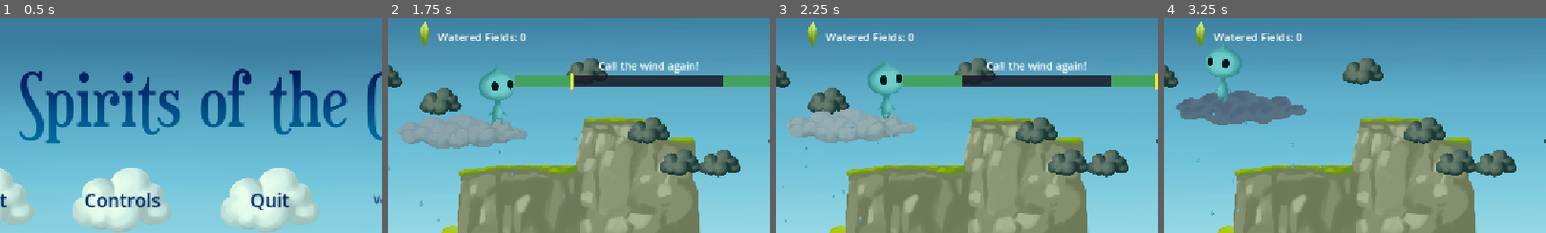
Above: before the commit, frames 1-4 (left to right).
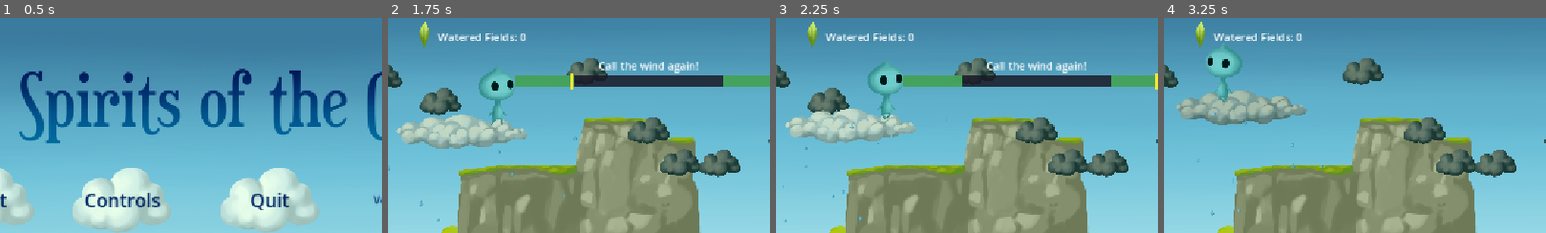
Above: after the commit, the same moments.

Repository: savenger/spirits-of-the-cloud
Game: Godot game, scene res://main.tscn
Two runs of this game, one before a commit and one after it. Both use one fixed random seed, a clock stepped at 60 frames per second and the inputs below.
Inputs:
- Up to frame 1 (0.5 s): no input
- Up to frame 2 (1.75 s): click "Start" at 0.5 s; tap Enter at 1.25 s; hold D (move_right) from 1.28 s (still down); hold Q (call_wind) from 1.28 s (still down); tap Space (jump) at 1.52 s
- Up to frame 3 (2.25 s): keep holding D (move_right); tap Enter at 2 s; release Q (call_wind) at 2.03 s; tap E (influence_weather) at 2.1 s
- Up to frame 4 (3.25 s): tap Space (jump) at 2.27 s; tap Enter at 2.75 s; release D (move_right) at 2.78 s; hold A (move_left) from 2.78 s (still down); hold Q (call_wind) from 2.78 s (still down)
The pictures show only the part of the screen within x 16-66%, y 0-50%; the shares and areas given below are measured in that part.

Frame 1 is identical in both runs. In frame 2, 2.3% of the frame differs, in the area x 2-36%, y 44-59%; in frame 3, 2.1%; in frame 4, 3.0%, in the area x 3-38%, y 33-49%.

Commit message:
small fixes

Diff:
--- a/Player/cloud.gd
+++ b/Player/cloud.gd
@@ -13,22 +13,18 @@
 
 @onready var _rain: GPUParticles2D = $GPUParticles2D
 
-var plant_shader = preload("res://Player/cloud.gdshader")
-
 @export var tint_strength := 1.0:
 	set(value):
 		tint_strength = value
 		if _material:
-			_material.set_shader_parameter("tint_strength", tint_strength)
+			_material.set_shader_parameter("transition", tint_strength)
 
 func raining() -> bool:
 	return _rain.emitting
 
 func _ready():
-	_material = ShaderMaterial.new()
-	_material.shader = plant_shader
-	_material.set_shader_parameter("tint_strength", tint_strength)
-	$Sprite2D.material = _material
+	_material = $Sprite2D.material
+	_material.set_shader_parameter("transition", tint_strength)
 	add_to_group("cloud")
 
 
@@ -70,7 +66,7 @@
 	if _rain.emitting:
 		water_level -= 0.003
 
-	tint_strength = water_level
+	tint_strength = clamp(water_level / WATER_LEVEL_MAX, 0.0, 1.0)
 
 ## direction is -1 (left) or 1 (right). Adds an instant kick that decays over time.
 func apply_wind(direction: float, force: float) -> void:
--- a/Player/cloud.gdshader
+++ b/Player/cloud.gdshader
@@ -1,16 +1,14 @@
 shader_type canvas_item;
 
-uniform float tint_strength : hint_range(0.0, 1.0) = 1.0;
-uniform vec4 tint_color : source_color = vec4(0.5, 0.55, 0.65, 1.0);
+uniform sampler2D dark_texture;
+uniform float transition : hint_range(0.0, 1.0) = 0.0;
 
-void fragment() {
-    vec4 tex_color = texture(TEXTURE, UV);
+void fragment()
+{
+    vec4 bright = texture(TEXTURE, UV);
+    vec4 dark = texture(dark_texture, UV);
 
-    // Lighter pixels get tinted more strongly; darker pixels pass through mostly untouched.
-    float lightness = min(tex_color.r, min(tex_color.g, tex_color.b));
+    vec3 color = mix(bright.rgb, dark.rgb, clamp(transition, 0.0, 1.0));
 
-    // Multiply toward a grey/blue storm color; higher tint_strength = greyer/bluer.
-    tex_color.rgb = mix(tex_color.rgb, tex_color.rgb * tint_color.rgb, tint_strength * lightness);
-
-    COLOR = tex_color;
+    COLOR = vec4(color, bright.a);
 }
--- a/Player/cloud.tscn
+++ b/Player/cloud.tscn
@@ -4,14 +4,15 @@
 [ext_resource type="Texture2D" uid="uid://cs6i3r6sih60o" path="res://Assets/Cloud.png" id="2_7pclq"]
 [ext_resource type="Shader" uid="uid://b0l6ae2iwya6t" path="res://Player/cloud.gdshader" id="2_jirfo"]
 [ext_resource type="Texture2D" uid="uid://cefjhwynw1n74" path="res://Assets/Drop.png" id="3_jirfo"]
+[ext_resource type="Texture2D" uid="uid://c4rnte6e2v6df" path="res://Assets/Cloud_Dark.png" id="4_wcbi4"]
 [ext_resource type="AudioStream" uid="uid://cm7w6q0oms8m0" path="res://Assets/cloud_rain_long.mp3" id="5_rxs4q"]
 [ext_resource type="AudioStream" uid="uid://coy158pf1dgfw" path="res://Assets/cloud_rain_short.mp3" id="6_u2qpq"]
 [ext_resource type="AudioStream" uid="uid://ckk361ltm46ys" path="res://Assets/cloud_moving.mp3" id="7_u2qpq"]
 
 [sub_resource type="ShaderMaterial" id="ShaderMaterial_lquwl"]
 shader = ExtResource("2_jirfo")
-shader_parameter/tint_strength = 1.0
-shader_parameter/tint_color = Color(0.5, 0.55, 0.65, 1)
+shader_parameter/dark_texture = ExtResource("4_wcbi4")
+shader_parameter/transition = 0.0
 
 [sub_resource type="RectangleShape2D" id="RectangleShape2D_uawph"]
 size = Vector2(782, 113.5)
@@ -30,6 +31,7 @@
 
 [node name="Cloud" type="AnimatableBody2D" unique_id=665632278]
 collision_layer = 3
+collision_mask = 0
 sync_to_physics = false
 script = ExtResource("1_12sru")
 
--- a/Player/weather_minigame.gd
+++ b/Player/weather_minigame.gd
@@ -32,6 +32,8 @@
 
 	_update_marker()
 
+	Global.game_over.connect(cancel)
+
 
 func _process(delta: float) -> void:
 	_time += delta
--- a/Player/wind_minigame.gd
+++ b/Player/wind_minigame.gd
@@ -19,7 +19,6 @@
 @onready var _left_zone: ColorRect = $Root/LeftZone
 @onready var _right_zone: ColorRect = $Root/RightZone
 
-
 func _ready() -> void:
 	var zone_width := track_width * target_zone_fraction
 
@@ -34,6 +33,8 @@
 	_value = sin(_time * TAU / oscillation_period)
 
 	_update_marker()
+
+	Global.game_over.connect(cancel)
 
 
 func _process(delta: float) -> void:
Binary file changed: Assets/About screen.png
